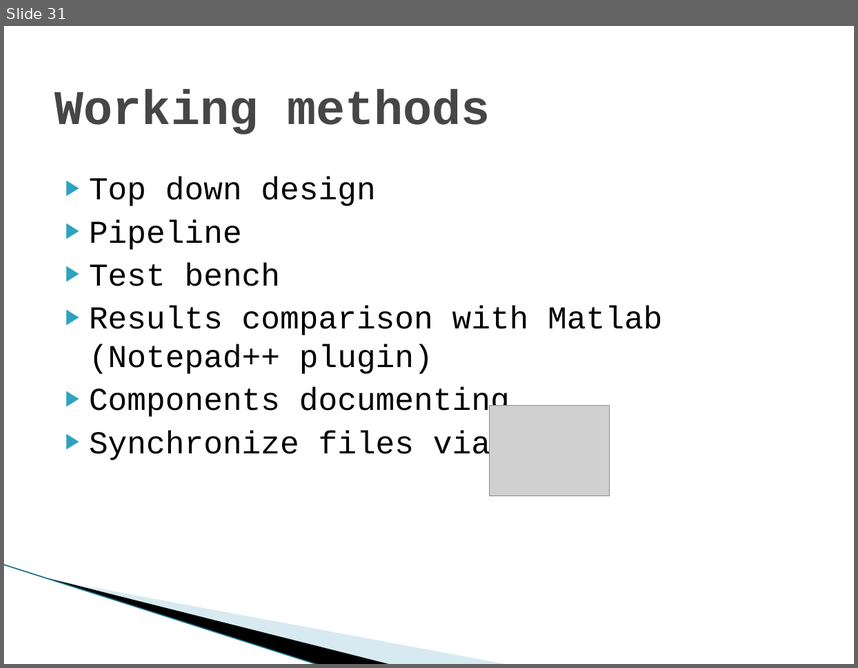
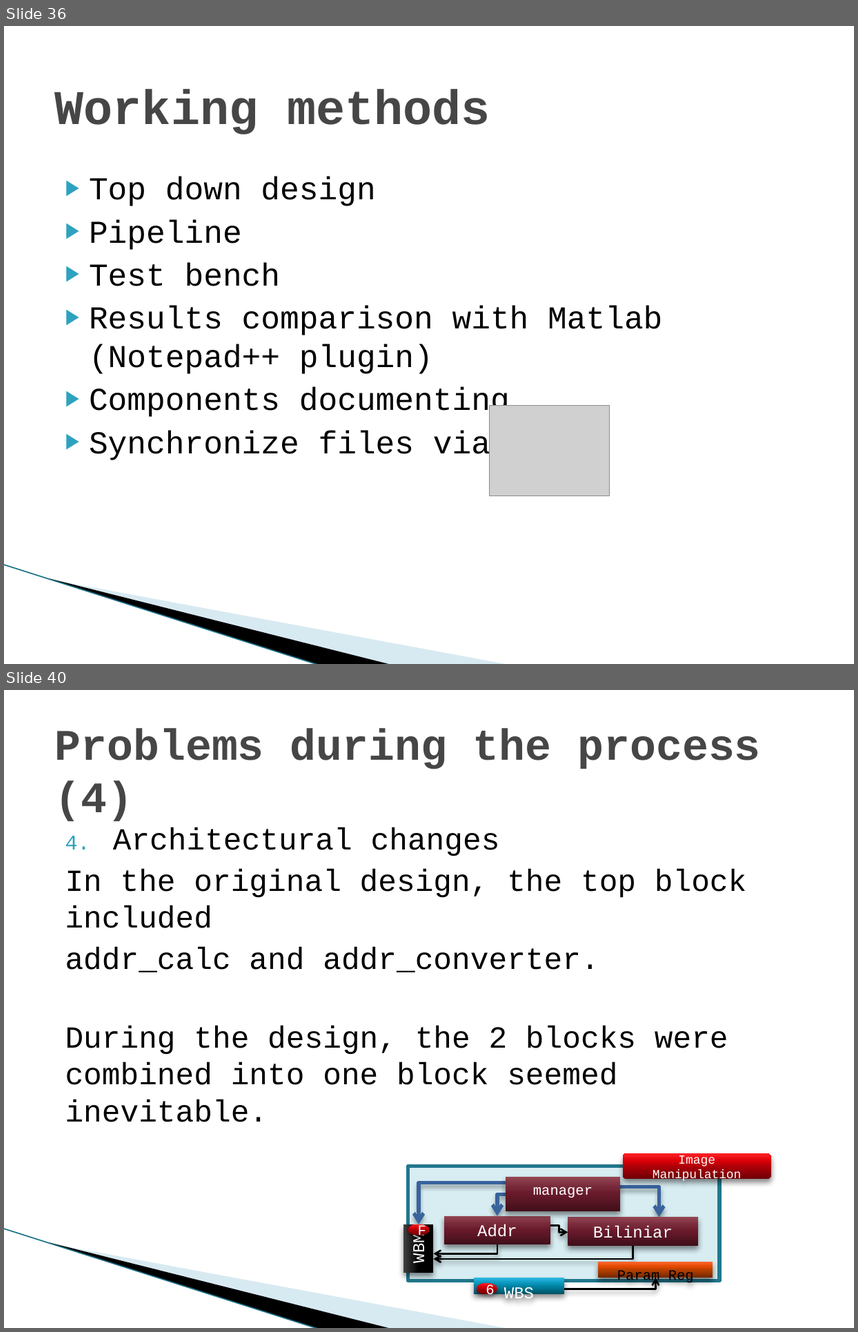
Before and after one commit to shizzz88/image-rotation-technion-ee, a slide deck: Presentation/Final_part_A_Presentation.pptx. Shown one above the other, each under a label of ours: slide 31 before the commit, slides 36 and 40 after it; the slides between them are not shown. The pictures are 858x668 and 858x1332 pixels, drawn with LibreOffice and Linux fonts; fonts in the diff are those of the drawing; grey boxes stand for pictures; background and template pictures are left out. Boxes give left, top, right and bottom in pixels: in the first picture for what was removed or moved away, otherwise in the second. Text is boxed around its words. In the diff, an @@ line names an element or a change of style, - is before the commit and + after.

```diff
--- a/Presentation/Final_part_A_Presentation.pptx
+++ b/Presentation/Final_part_A_Presentation.pptx
@@ slide 40 added at (x1=4, y1=690, x2=854, y2=1328), background #FFFFFF; not listed: 3 template elements that a slide beside it also shows @@
@@ title added at (x1=55, y1=729, x2=761, y2=821), 36.9 pt, text #464646, bold @@
+Problems during the process (4)
@@ text added at (x1=65, y1=827, x2=746, y2=1122), 26 pt, text #000000 @@
+4. Architectural changes
+In the original design, the top block included
+addr_calc and addr_converter.
+During the design, the 2 blocks were combined into one block seemed inevitable.
@@ group added at (x1=404, y1=1153, x2=771, y2=1294): 7 rectangles, 7 elbow arrows, 2 ellipses, 1 rounded rectangle @@
+WBM
+F
+Biliniar
+Addr
+WBS
+6
+Image Manipulation
+Param Reg
+manager
@@ what was slide 31 is now slide 36 @@
```
Also in this commit, not shown: 5 slides changed, 8 other slides added, 10 other files.
